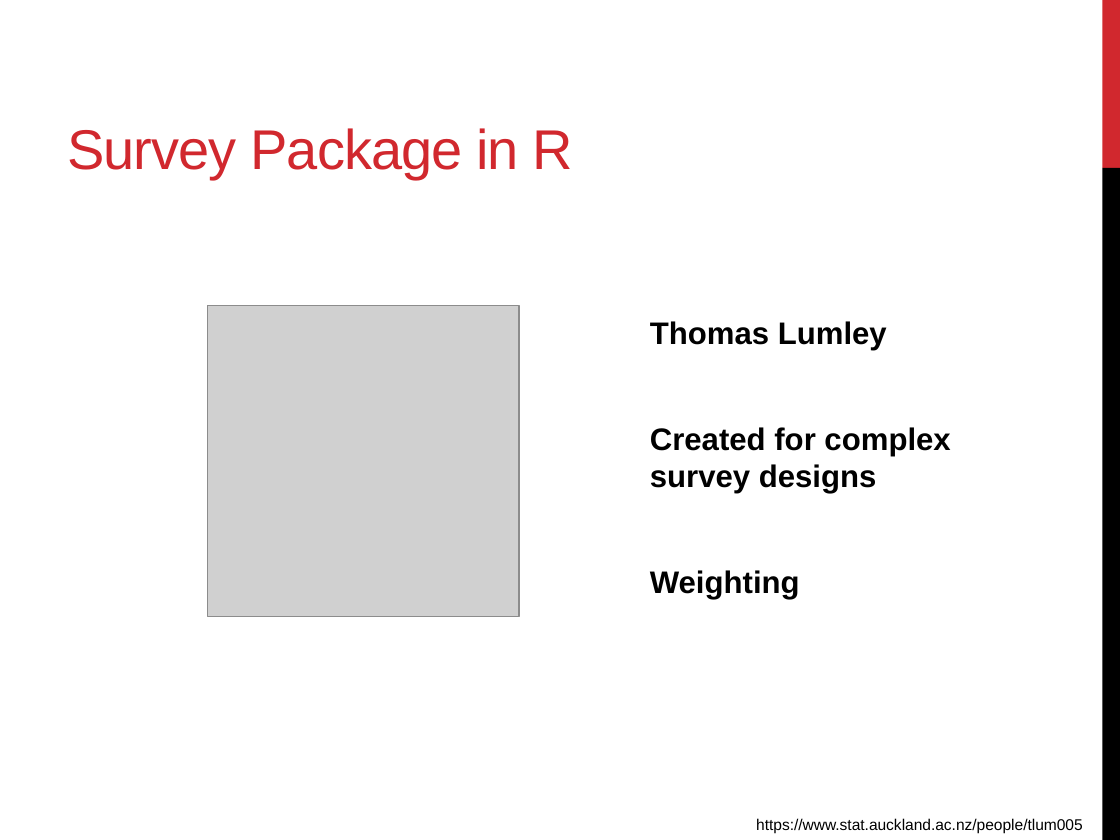
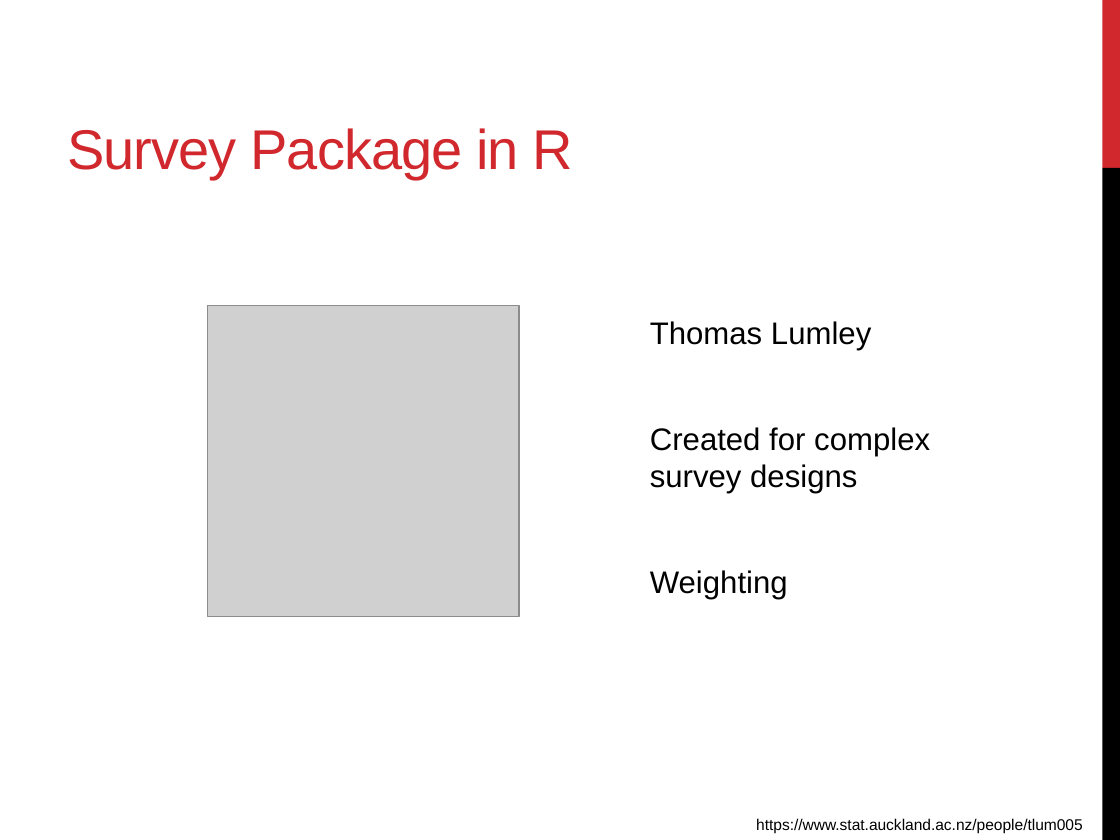
Before and after one commit to hertlen/bdsi16ehr, a slide deck: slide 2 of CKD.pptx. Drawn at 1120x840 pixels with LibreOffice and Linux fonts; fonts in the diff are those of the drawing; grey boxes stand for pictures. Boxes give left, top, right and bottom in pixels: in the first picture for what was removed or moved away, otherwise in the second. Text is boxed around its words. In the diff, an @@ line names an element or a change of style, - is before the commit and + after.

```diff
--- a/CKD.pptx
+++ b/CKD.pptx
@@ text "Thomas Lumley" at bbox=[650, 321, 930, 599]: bold off @@
```
Also in this commit, not shown: 1 other slide changed.
